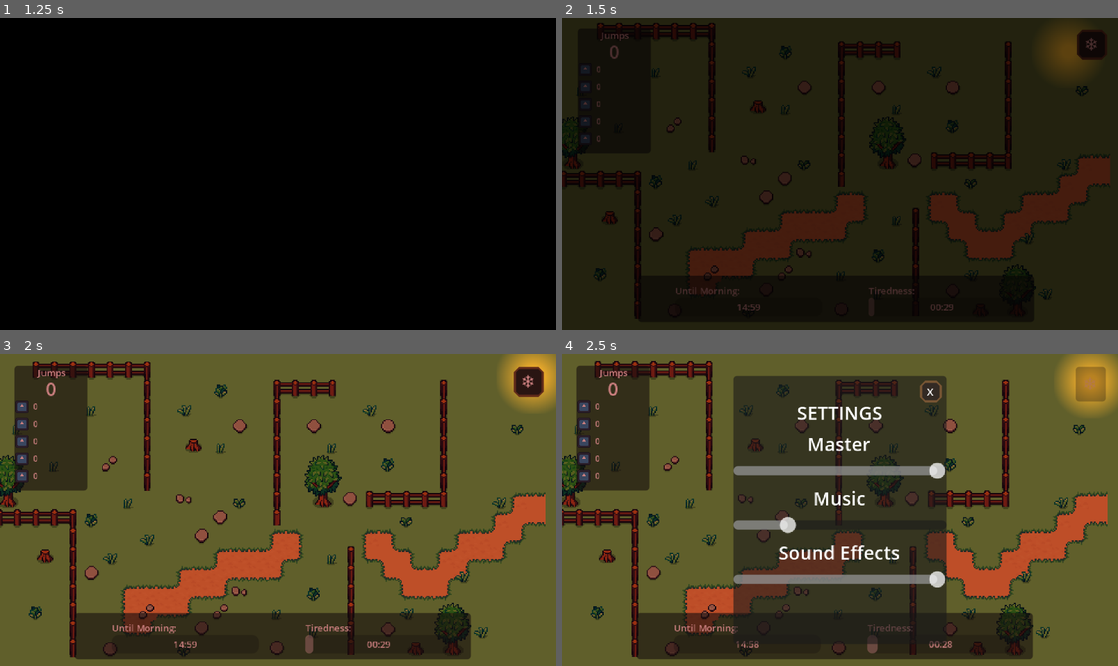
Above: before the commit, frames 1-4 (two rows, left to right).
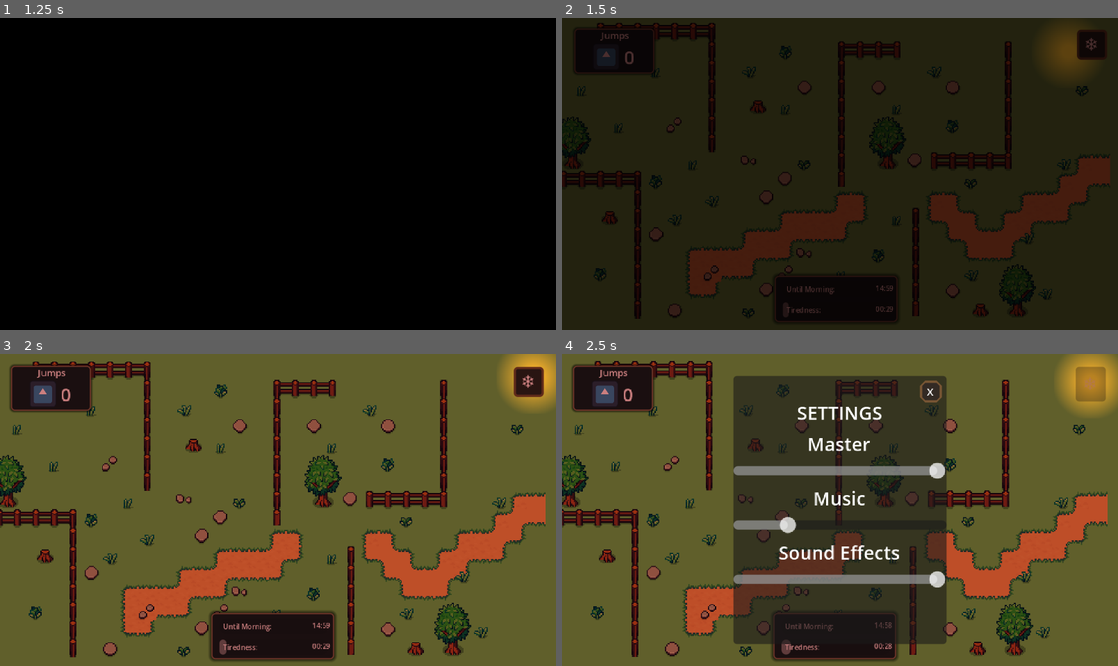
Above: after the commit, the same moments.

Repository: kandlash/Count-The-Sheep
Game: Godot game, scene res://scenes/main_menu.tscn
The game is run twice, just before and just after one commit, with the same random seed, the same clock (stepped at 60 frames per second) and the same inputs. The engine's default icon, where the game draws it, is replaced by a stand-in: a white triangle on a blue panel in a dark square. Sound files missing from this copy of the repository are replaced by a short silence.
Inputs:
- Up to frame 1 (1.25 s): click "Play" at 0.5 s
- Up to frame 2 (1.5 s): click "❄" at 1.25 s
- Up to frame 3 (2 s): no input
- Up to frame 4 (2.5 s): click "❄" at 2 s

Frame 1 is identical in both runs. In frame 2, 1.2% of the frame differs, in the area x 2-94%, y 3-96%; in frame 3, 14%, in the area x 1-98%, y 3-99%; in frame 4, 11%.

Commit message:
ui improvements

Diff:
--- a/scenes/world.tscn
+++ b/scenes/world.tscn
@@ -398,26 +398,50 @@
 [sub_resource type="RectangleShape2D" id="RectangleShape2D_e3hyu"]
 size = Vector2(26, 368)
 
+[sub_resource type="StyleBoxFlat" id="StyleBoxFlat_o8fc1"]
+bg_color = Color(0.12941177, 0.12156863, 0.1254902, 1)
+border_width_left = 1
+border_width_top = 1
+border_width_right = 1
+border_width_bottom = 1
+border_color = Color(0.56078434, 0.42352942, 0.33333334, 1)
+corner_radius_top_left = 3
+corner_radius_top_right = 3
+corner_radius_bottom_right = 3
+corner_radius_bottom_left = 3
+corner_detail = 15
+shadow_size = 3
+
+[sub_resource type="Theme" id="Theme_xo05s"]
+Panel/styles/panel = SubResource("StyleBoxFlat_o8fc1")
+
 [sub_resource type="LabelSettings" id="LabelSettings_e3hyu"]
-font_size = 8
+font_size = 6
 
 [sub_resource type="Theme" id="Theme_q5onr"]
 ProgressBar/font_sizes/font_size = 8
 
+[sub_resource type="StyleBoxFlat" id="StyleBoxFlat_7t5mc"]
+bg_color = Color(0.12941177, 0.12156863, 0.1254902, 1)
+border_width_left = 1
+border_width_top = 1
+border_width_right = 1
+border_width_bottom = 1
+border_color = Color(0.56078434, 0.42352942, 0.33333334, 1)
+corner_radius_top_left = 3
+corner_radius_top_right = 3
+corner_radius_bottom_right = 3
+corner_radius_bottom_left = 3
+corner_detail = 15
+shadow_size = 2
+
+[sub_resource type="Theme" id="Theme_lakw3"]
+Panel/styles/panel = SubResource("StyleBoxFlat_7t5mc")
+
 [sub_resource type="LabelSettings" id="LabelSettings_q5onr"]
 font_size = 8
 
 [sub_resource type="LabelSettings" id="LabelSettings_jhx03"]
-
-[sub_resource type="LabelSettings" id="LabelSettings_o8fc1"]
-font_size = 7
-
-[sub_resource type="StyleBoxFlat" id="StyleBoxFlat_xo05s"]
-bg_color = Color(0.3541258, 0.25773245, 0.19408664, 1)
-corner_radius_top_left = 5
-corner_radius_top_right = 5
-corner_radius_bottom_right = 5
-corner_radius_bottom_left = 5
 
 [sub_resource type="StyleBoxFlat" id="StyleBoxFlat_dss4m"]
 bg_color = Color(0.2, 0.16470589, 0.14117648, 1)
@@ -426,21 +450,22 @@
 border_width_right = 2
 border_width_bottom = 2
 border_color = Color(0.4745098, 0.3372549, 0.20392157, 1)
-corner_radius_top_left = 4
-corner_radius_top_right = 4
-corner_radius_bottom_right = 4
-corner_radius_bottom_left = 4
-corner_detail = 1
+corner_radius_top_left = 3
+corner_radius_top_right = 3
+corner_radius_bottom_right = 3
+corner_radius_bottom_left = 3
+corner_detail = 20
 
 [sub_resource type="Theme" id="Theme_7t5mc"]
 Button/colors/font_color = Color(1, 1, 1, 1)
 Button/font_sizes/font_size = 15
-Button/styles/hover = SubResource("StyleBoxFlat_xo05s")
+Button/styles/hover = SubResource("StyleBoxFlat_dss4m")
 Button/styles/normal = SubResource("StyleBoxFlat_dss4m")
 
 [node name="world" type="Node2D" unique_id=520197805]
 script = ExtResource("1_e3hyu")
 dog_scene = ExtResource("14_o8fc1")
+metadata/_edit_vertical_guides_ = [48.0]
 
 [node name="cursor_light" type="PointLight2D" parent="." unique_id=1528558070]
 position = Vector2(-136, 0)
@@ -586,19 +611,20 @@
 anchor_top = 0.5
 anchor_right = 0.5
 anchor_bottom = 0.5
-offset_left = -171.0
+offset_left = -53.0
 offset_top = 88.0
-offset_right = 171.0
+offset_right = 53.0
 offset_bottom = 128.0
 grow_horizontal = 2
 grow_vertical = 2
+theme = SubResource("Theme_xo05s")
 
 [node name="time_progressbar" type="ProgressBar" parent="Camera2D/UIHolder/gameUI/Panel" unique_id=649715511]
 layout_mode = 0
-offset_left = 32.0
-offset_top = 19.0
-offset_right = 159.0
-offset_bottom = 35.0
+offset_left = 7.0
+offset_top = 5.0
+offset_right = 101.0
+offset_bottom = 18.0
 value = 28.88
 show_percentage = false
 
@@ -607,9 +633,10 @@
 anchors_preset = 4
 anchor_top = 0.5
 anchor_bottom = 0.5
-offset_top = -20.0
-offset_right = 70.0
-offset_bottom = -8.0
+offset_left = 3.0
+offset_top = -3.5
+offset_right = 73.0
+offset_bottom = 3.5
 grow_vertical = 2
 text = "key_night_time_label"
 label_settings = SubResource("LabelSettings_e3hyu")
@@ -621,10 +648,10 @@
 anchor_top = 0.5
 anchor_right = 0.5
 anchor_bottom = 0.5
-offset_left = -35.0
-offset_top = -6.0
-offset_right = 35.0
-offset_bottom = 6.0
+offset_left = 35.0
+offset_top = -6.5
+offset_right = 47.0
+offset_bottom = 5.5
 grow_horizontal = 2
 grow_vertical = 2
 text = "2:45"
@@ -634,11 +661,12 @@
 
 [node name="tired_progressbar" type="ProgressBar" parent="Camera2D/UIHolder/gameUI/Panel" unique_id=500886129]
 layout_mode = 0
-offset_left = 199.0
-offset_top = 19.0
-offset_right = 326.0
-offset_bottom = 35.0
+offset_left = 7.0
+offset_top = 23.0
+offset_right = 101.0
+offset_bottom = 36.0
 theme = SubResource("Theme_q5onr")
+value = 57.4
 show_percentage = false
 
 [node name="Label" type="Label" parent="Camera2D/UIHolder/gameUI/Panel/tired_progressbar" unique_id=1584307640]
@@ -646,9 +674,10 @@
 anchors_preset = 4
 anchor_top = 0.5
 anchor_bottom = 0.5
-offset_top = -20.0
-offset_right = 70.0
-offset_bottom = -8.0
+offset_left = 3.0
+offset_top = -3.5
+offset_right = 47.0
+offset_bottom = 3.5
 grow_vertical = 2
 text = "key_tired_label"
 label_settings = SubResource("LabelSettings_e3hyu")
@@ -660,23 +689,24 @@
 anchor_top = 0.5
 anchor_right = 0.5
 anchor_bottom = 0.5
-offset_left = -35.0
-offset_top = -6.0
-offset_right = 35.0
-offset_bottom = 6.0
+offset_left = 35.0
+offset_top = -6.5
+offset_right = 47.0
+offset_bottom = 5.5
 grow_horizontal = 2
 grow_vertical = 2
-text = "40/150"
+text = "2:45"
 label_settings = SubResource("LabelSettings_e3hyu")
 horizontal_alignment = 1
 vertical_alignment = 1
 
 [node name="Panel2" type="Panel" parent="Camera2D/UIHolder/gameUI" unique_id=1185795328]
 layout_mode = 0
-offset_left = 17.0
+offset_left = 14.0
 offset_top = 10.0
-offset_right = 80.0
-offset_bottom = 118.0
+offset_right = 83.0
+offset_bottom = 49.0
+theme = SubResource("Theme_lakw3")
 
 [node name="Label" type="Label" parent="Camera2D/UIHolder/gameUI/Panel2" unique_id=297908134]
 layout_mode = 1
@@ -692,113 +722,32 @@
 horizontal_alignment = 1
 vertical_alignment = 1
 
-[node name="jumps_label" type="Label" parent="Camera2D/UIHolder/gameUI/Panel2" unique_id=893835692]
+[node name="HBoxContainer" type="HBoxContainer" parent="Camera2D/UIHolder/gameUI/Panel2" unique_id=533282730]
 layout_mode = 1
 anchors_preset = 8
 anchor_left = 0.5
 anchor_top = 0.5
 anchor_right = 0.5
 anchor_bottom = 0.5
-offset_left = -20.0
-offset_top = -46.0
-offset_right = 20.0
-offset_bottom = -23.0
+offset_left = -18.5
+offset_top = -6.5
+offset_right = 18.5
+offset_bottom = 16.5
 grow_horizontal = 2
 grow_vertical = 2
+alignment = 1
+
+[node name="TextureRect" type="TextureRect" parent="Camera2D/UIHolder/gameUI/Panel2/HBoxContainer" unique_id=492572264]
+layout_mode = 2
+texture = ExtResource("4_jhx03")
+expand_mode = 2
+
+[node name="jumps_label" type="Label" parent="Camera2D/UIHolder/gameUI/Panel2/HBoxContainer" unique_id=893835692]
+layout_mode = 2
 text = "0"
 label_settings = SubResource("LabelSettings_jhx03")
 horizontal_alignment = 1
 vertical_alignment = 1
-
-[node name="VBoxContainer" type="VBoxContainer" parent="Camera2D/UIHolder/gameUI/Panel2" unique_id=1600461306]
-layout_mode = 1
-anchors_preset = 8
-anchor_left = 0.5
-anchor_top = 0.5
-anchor_right = 0.5
-anchor_bottom = 0.5
-offset_left = -40.5
-offset_top = -24.0
-offset_right = -0.5
-offset_bottom = 47.0
-grow_horizontal = 2
-grow_vertical = 2
-alignment = 1
-
-[node name="HBoxContainer" type="HBoxContainer" parent="Camera2D/UIHolder/gameUI/Panel2/VBoxContainer" unique_id=2022545447]
-layout_mode = 2
-alignment = 1
-
-[node name="TextureRect" type="TextureRect" parent="Camera2D/UIHolder/gameUI/Panel2/VBoxContainer/HBoxContainer" unique_id=874928587]
-layout_mode = 2
-texture = ExtResource("4_jhx03")
-expand_mode = 2
-stretch_mode = 5
-
-[node name="common_label" type="Label" parent="Camera2D/UIHolder/gameUI/Panel2/VBoxContainer/HBoxContainer" unique_id=479461844]
-layout_mode = 2
-text = "0"
-label_settings = SubResource("LabelSettings_o8fc1")
-
-[node name="HBoxContainer2" type="HBoxContainer" parent="Camera2D/UIHolder/gameUI/Panel2/VBoxContainer" unique_id=1481198686]
-layout_mode = 2
-alignment = 1
-
-[node name="TextureRect" type="TextureRect" parent="Camera2D/UIHolder/gameUI/Panel2/VBoxContainer/HBoxContainer2" unique_id=968845962]
-layout_mode = 2
-texture = ExtResource("4_jhx03")
-expand_mode = 2
-stretch_mode = 5
-
-[node name="uncommon_label" type="Label" parent="Camera2D/UIHolder/gameUI/Panel2/VBoxContainer/HBoxContainer2" unique_id=1624602761]
-layout_mode = 2
-text = "0"
-label_settings = SubResource("LabelSettings_o8fc1")
-
-[node name="HBoxContainer3" type="HBoxContainer" parent="Camera2D/UIHolder/gameUI/Panel2/VBoxContainer" unique_id=1704214411]
-layout_mode = 2
-alignment = 1
-
-[node name="TextureRect" type="TextureRect" parent="Camera2D/UIHolder/gameUI/Panel2/VBoxContainer/HBoxContainer3" unique_id=1364546263]
-layout_mode = 2
-texture = ExtResource("4_jhx03")
-expand_mode = 2
-stretch_mode = 5
-
-[node name="rare_label" type="Label" parent="Camera2D/UIHolder/gameUI/Panel2/VBoxContainer/HBoxContainer3" unique_id=1469422090]
-layout_mode = 2
-text = "0"
-label_settings = SubResource("LabelSettings_o8fc1")
-
-[node name="HBoxContainer4" type="HBoxContainer" parent="Camera2D/UIHolder/gameUI/Panel2/VBoxContainer" unique_id=1232199308]
-layout_mode = 2
-alignment = 1
-
-[node name="TextureRect" type="TextureRect" parent="Camera2D/UIHolder/gameUI/Panel2/VBoxContainer/HBoxContainer4" unique_id=46741752]
-layout_mode = 2
-texture = ExtResource("4_jhx03")
-expand_mode = 2
-stretch_mode = 5
-
-[node name="epic_label" type="Label" parent="Camera2D/UIHolder/gameUI/Panel2/VBoxContainer/HBoxContainer4" unique_id=664886753]
-layout_mode = 2
-text = "0"
-label_settings = SubResource("LabelSettings_o8fc1")
-
-[node name="HBoxContainer5" type="HBoxContainer" parent="Camera2D/UIHolder/gameUI/Panel2/VBoxContainer" unique_id=753327357]
-layout_mode = 2
-alignment = 1
-
-[node name="TextureRect" type="TextureRect" parent="Camera2D/UIHolder/gameUI/Panel2/VBoxContainer/HBoxContainer5" unique_id=1555948951]
-layout_mode = 2
-texture = ExtResource("4_jhx03")
-expand_mode = 2
-stretch_mode = 5
-
-[node name="legendary_label" type="Label" parent="Camera2D/UIHolder/gameUI/Panel2/VBoxContainer/HBoxContainer5" unique_id=444637347]
-layout_mode = 2
-text = "0"
-label_settings = SubResource("LabelSettings_o8fc1")
 
 [node name="setting_button" type="Button" parent="Camera2D/UIHolder/gameUI" unique_id=469087800]
 layout_mode = 1
--- a/scripts/world.gd
+++ b/scripts/world.gd
@@ -5,15 +5,15 @@
 @onready var time_label: Label = $Camera2D/UIHolder/gameUI/Panel/time_progressbar/time_label
 @onready var main_light: DirectionalLight2D = $main_light
 @onready var sunset_light: DirectionalLight2D = $sunset_light
-@onready var jumps_label: Label = $Camera2D/UIHolder/gameUI/Panel2/jumps_label
+@onready var jumps_label: Label = $Camera2D/UIHolder/gameUI/Panel2/HBoxContainer/jumps_label
 @onready var tired_progressbar: ProgressBar = $Camera2D/UIHolder/gameUI/Panel/tired_progressbar
 @onready var tired_label: Label = $Camera2D/UIHolder/gameUI/Panel/tired_progressbar/tired_label
 
-@onready var common_label: Label = $Camera2D/UIHolder/gameUI/Panel2/VBoxContainer/HBoxContainer/common_label
-@onready var uncommon_label: Label = $Camera2D/UIHolder/gameUI/Panel2/VBoxContainer/HBoxContainer2/uncommon_label
-@onready var rare_label: Label = $Camera2D/UIHolder/gameUI/Panel2/VBoxContainer/HBoxContainer3/rare_label
-@onready var epic_label: Label = $Camera2D/UIHolder/gameUI/Panel2/VBoxContainer/HBoxContainer4/epic_label
-@onready var legendary_label: Label = $Camera2D/UIHolder/gameUI/Panel2/VBoxContainer/HBoxContainer5/legendary_label
+#@onready var common_label: Label = $Camera2D/UIHolder/gameUI/Panel2/VBoxContainer/HBoxContainer/common_label
+#@onready var uncommon_label: Label = $Camera2D/UIHolder/gameUI/Panel2/VBoxContainer/HBoxContainer2/uncommon_label
+#@onready var rare_label: Label = $Camera2D/UIHolder/gameUI/Panel2/VBoxContainer/HBoxContainer3/rare_label
+#@onready var epic_label: Label = $Camera2D/UIHolder/gameUI/Panel2/VBoxContainer/HBoxContainer4/epic_label
+#@onready var legendary_label: Label = $Camera2D/UIHolder/gameUI/Panel2/VBoxContainer/HBoxContainer5/legendary_label
 
 @export var dog_scene: PackedScene
 
@@ -166,8 +166,9 @@
 
 
 func _update_rarity_ui():
-	common_label.text = str(G.rarity_counts[G.Rarity.COMMON])
-	uncommon_label.text = str(G.rarity_counts[G.Rarity.UNCOMMON])
-	rare_label.text = str(G.rarity_counts[G.Rarity.RARE])
-	epic_label.text = str(G.rarity_counts[G.Rarity.EPIC])
-	legendary_label.text = str(G.rarity_counts[G.Rarity.LEGENDARY])
+	pass
+	#common_label.text = str(G.rarity_counts[G.Rarity.COMMON])
+	#uncommon_label.text = str(G.rarity_counts[G.Rarity.UNCOMMON])
+	#rare_label.text = str(G.rarity_counts[G.Rarity.RARE])
+	#epic_label.text = str(G.rarity_counts[G.Rarity.EPIC])
+	#legendary_label.text = str(G.rarity_counts[G.Rarity.LEGENDARY])
